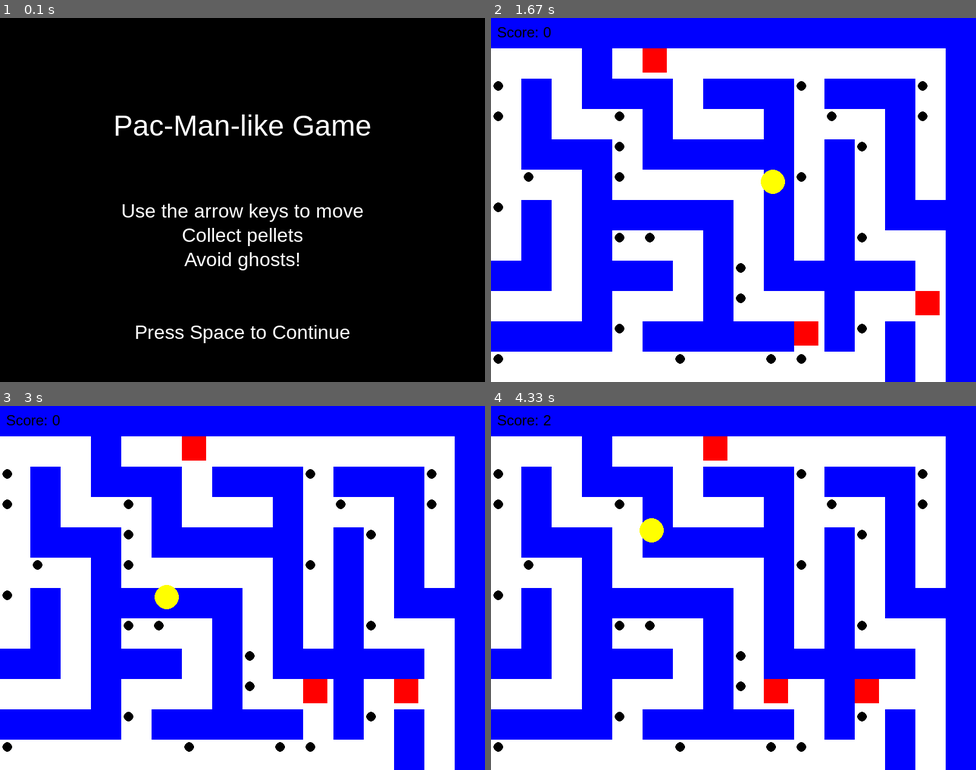
Above: before the commit, frames 1-4 (two rows, left to right).
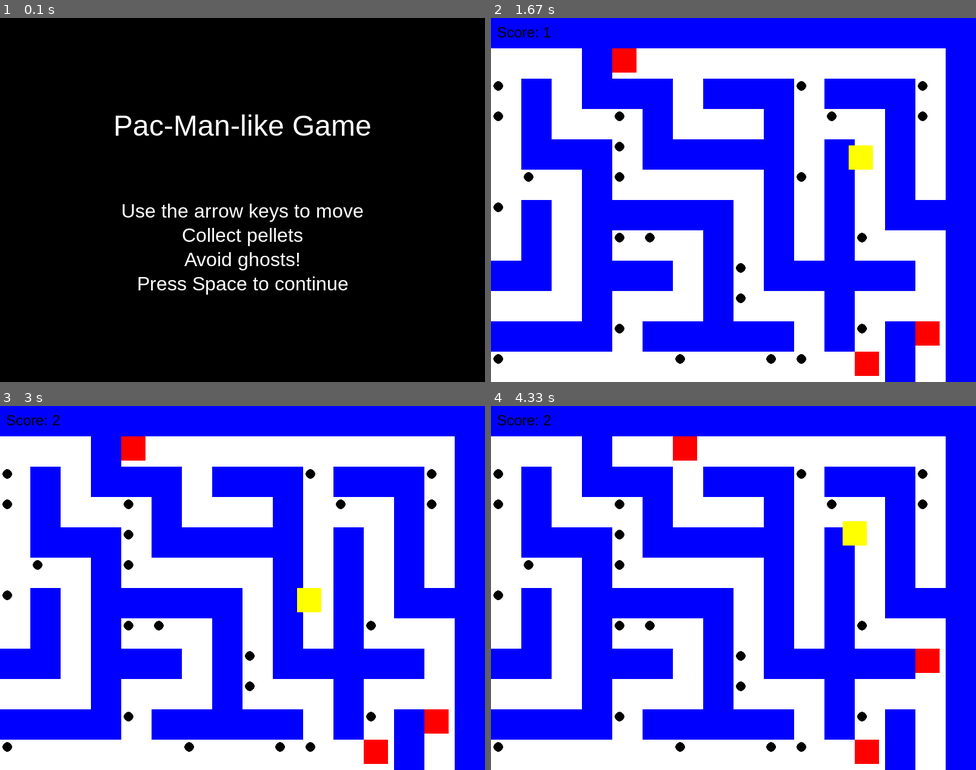
Above: after the commit, the same moments.

Repository: kennethbrody/Kenneth-Brody-pygame
Game: pygame game, started from game.py
Two runs of this game, one before a commit and one after it. Both use one fixed random seed, a clock stepped at 60 frames per second and the inputs below.
Inputs:
- Up to frame 1 (0.1 s): no input
- Up to frame 2 (1.67 s): tap Space at 0.33 s; hold Right 0.67-1.13 s; hold Up 1.17-1.47 s; hold Right from 1.5 s (still down)
- Up to frame 3 (3 s): release Right at 1.97 s; hold Left 2-2.53 s; hold Down 2.57-2.87 s; hold Left from 2.9 s (still down)
- Up to frame 4 (4.33 s): release Left at 3.3 s; hold Up 3.33-3.7 s; hold Right from 3.73 s (still down)

The runs differ from the first frame. In frame 1, 1.2% of the frame differs, in the area x 28-73%, y 71-90%; in frame 2, 2.6%; in frame 3, 2.7%; in frame 4, 2.7%, in the area x 25-93%, y 8-99%.

Commit message:
added background music

Diff:
--- a/game.py
+++ b/game.py
@@ -5,6 +5,11 @@
 
 # Initialize Pygame
 pygame.init()
+
+# Start background music (looped)
+pygame.mixer.music.load("Kenneth-Brody-pygame/assets/mareux---the-perfect-girl-made-with-Voicemod.mp3")  # Path to the music file
+pygame.mixer.music.set_volume(0.5)  # Set volume (0.0 to 1.0)
+pygame.mixer.music.play(-1)  # Loop the music indefinitely
 
 # Set up screen dimensions and create screen object
 SCREEN_WIDTH = 800
@@ -202,123 +207,100 @@
     instructions = [
         "Use the arrow keys to move",
         "Collect pellets",
-        "Avoid ghosts!"
+        "Avoid ghosts!",
+        "Press Space to continue"
     ]
 
     for i, text in enumerate(instructions):
         instruction_text = instructions_font.render(text, True, WHITE)
         screen.blit(instruction_text, (SCREEN_WIDTH // 2 - instruction_text.get_width() // 2, SCREEN_HEIGHT // 2 + i * 40))
 
-    # Continue prompt
-    continue_text = instructions_font.render("Press Space to Continue", True, WHITE)
-    screen.blit(continue_text, (SCREEN_WIDTH // 2 - continue_text.get_width() // 2, SCREEN_HEIGHT - 100))
-
+    # Display everything
     pygame.display.flip()
 
-# Main game loop
-def main_game_loop():
-    global player_x, player_y, score, pellets
-    frame_count = 0  # Keep track of frame count for ghost movement
-
-    running = True
-    while running:
-        # Event handling
+    # Wait for space key to continue
+    waiting = True
+    while waiting:
         for event in pygame.event.get():
             if event.type == pygame.QUIT:
                 pygame.quit()
                 sys.exit()
-
-        # Key press handling
+            if event.type == pygame.KEYDOWN and event.key == pygame.K_SPACE:
+                waiting = False  # Exit intro screen
+
+# Main game loop
+def main():
+    global player_x, player_y, pellets, score
+    running = True
+    frame_count = 0
+
+    # Display the intro screen
+    display_intro_screen()
+
+    # Start the game loop
+    while running:
+        frame_count += 1
+        screen.fill(BLACK)
+
+        # Event handling
+        for event in pygame.event.get():
+            if event.type == pygame.QUIT:
+                running = False
+
+        # Movement logic
         keys = pygame.key.get_pressed()
-
-        # Calculate next position based on key press (movement)
-        next_x = player_x
-        next_y = player_y
-
         if keys[pygame.K_LEFT]:
-            next_x -= player_speed
+            player_x -= player_speed
         if keys[pygame.K_RIGHT]:
-            next_x += player_speed
+            player_x += player_speed
         if keys[pygame.K_UP]:
-            next_y -= player_speed
+            player_y -= player_speed
         if keys[pygame.K_DOWN]:
-            next_y += player_speed
-
-        # Wrap around the screen borders (if player goes off one side)
-        if next_x < 0:
-            next_x = SCREEN_WIDTH - player_size
-        elif next_x > SCREEN_WIDTH:
-            next_x = 0
-
-        if next_y < 0:
-            next_y = SCREEN_HEIGHT - player_size
-        elif next_y > SCREEN_HEIGHT:
-            next_y = 0
-
-        # Check for wall collisions (don't let the player move through walls)
-        player_tile_x = next_x // TILE_SIZE
-        player_tile_y = next_y // TILE_SIZE
-
-        if maze[player_tile_y][player_tile_x] == 0:  # If next tile is a path (0)
-            player_x = next_x
-            player_y = next_y
-
-        # Fill the screen with the background image
-        screen.fill(BLACK)  # Set a black background
-
-        # Draw the maze
+            player_y += player_speed
+
+        # Keep the player inside the screen boundaries
+        player_x = max(0, min(player_x, SCREEN_WIDTH - player_size))
+        player_y = max(0, min(player_y, SCREEN_HEIGHT - player_size))
+
+        # Move the ghosts
+        move_ghosts(frame_count)
+
+        # Check for collisions with ghosts
+        if check_ghost_collision():
+            print("Game Over! You were caught by a ghost.")
+            running = False  # End the game if player collides with a ghost
+
+        # Check if the player collects a pellet
+        check_pellet_collision(pellets)
+
+        # Draw the maze and other game elements
         draw_maze()
 
-        # Move the ghosts (chasing the player)
-        move_ghosts(frame_count)
-
-        # Draw the ghosts (red squares for simplicity)
+        # Draw the player
+        pygame.draw.rect(screen, player_color, (player_x, player_y, player_size, player_size))
+
+        # Draw the ghosts
         for ghost in ghosts:
             pygame.draw.rect(screen, RED, (ghost['x'], ghost['y'], ghost_size, ghost_size))
 
-        # Draw the player (yellow circle)
-        pygame.draw.circle(screen, player_color, (player_x + player_size // 2, player_y + player_size // 2), player_size // 2)
-
-        # Draw the remaining pellets
+        # Draw pellets
         for pellet in pellets:
-            pygame.draw.circle(screen, PELT_COLOR, (pellet[0], pellet[1]), TILE_SIZE // 6)  # Draw black pellet
-
-        # Check if player collects any pellets
-        check_pellet_collision(pellets)
-
-        # Check for collision with ghosts
-        if check_ghost_collision():
-            print("Game Over!")
-            running = False
-
-        # Draw the score in the top-left corner (color changed to black)
-        score_text = font.render(f"Score: {score}", True, BLACK)  # Changed to BLACK
+            if not pellet[2]:  # Only draw non-collected pellets
+                pygame.draw.circle(screen, PELT_COLOR, (pellet[0], pellet[1]), TILE_SIZE // 6)
+
+        # Display the score (changed font color to black)
+        score_text = font.render(f"Score: {score}", True, BLACK)  # Font color changed to black
         screen.blit(score_text, (10, 10))
 
-        # Update the display
+        # Update the screen
         pygame.display.flip()
 
-        # Control the frame rate
+        # Frame rate
         clock.tick(FPS)
 
-        # Increment frame count for ghost movement timing
-        frame_count += 1
-
-# Intro screen loop
-def intro_screen():
-    intro_running = True
-    while intro_running:
-        display_intro_screen()
-
-        # Check for key press
-        for event in pygame.event.get():
-            if event.type == pygame.QUIT:
-                pygame.quit()
-                sys.exit()
-            elif event.type == pygame.KEYDOWN:
-                if event.key == pygame.K_SPACE:  # Start the game when space is pressed
-                    intro_running = False
-                    main_game_loop()
-
-# Start the intro screen
-intro_screen()
+    pygame.quit()
+    sys.exit()
+
+# Start the game
+if __name__ == "__main__":
+    main()
Not shown, added: assets/mareux---the-perfect-girl-made-with-Voicemod.mp3
